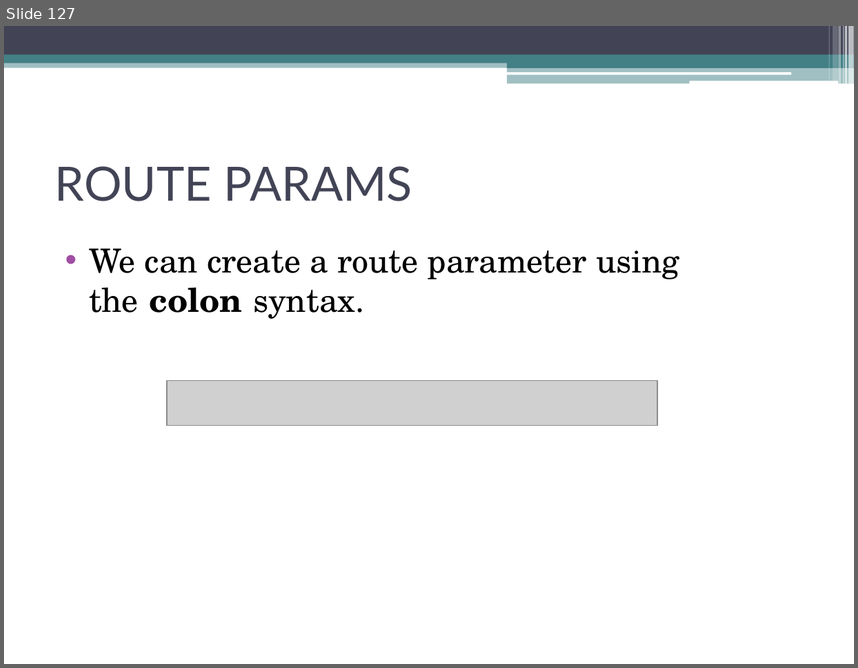
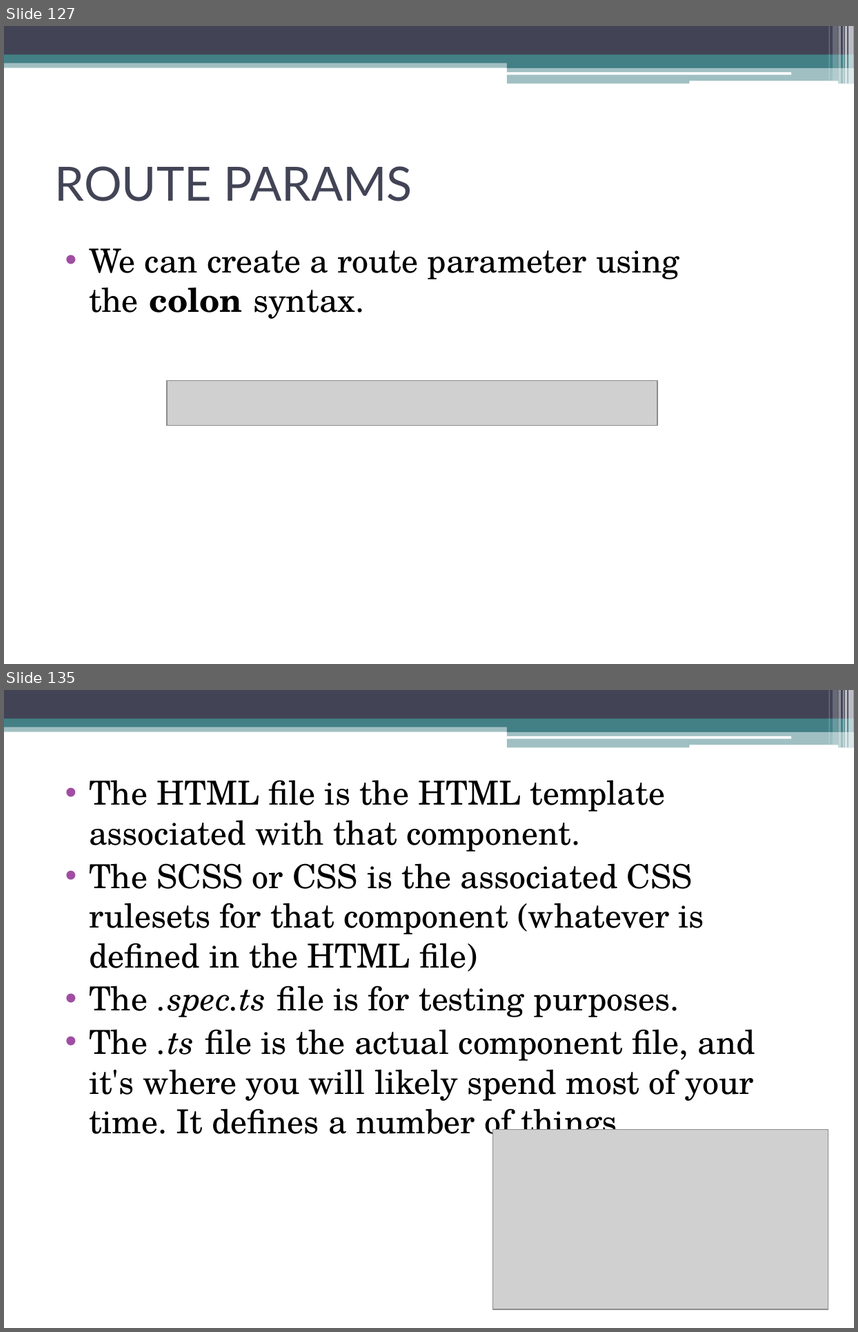
Before and after one commit to akjkhatri/mean_stack, a slide deck: MEAN Stack Workshop.pptx. Shown one above the other, each under a label of ours: slide 127 before the commit, slides 127 and 135 after it; the slides between them are not shown. The pictures are 858x668 and 858x1332 pixels, drawn with LibreOffice and Linux fonts; fonts in the diff are those of the drawing; grey boxes stand for pictures. Boxes give left, top, right and bottom in pixels: in the first picture for what was removed or moved away, otherwise in the second. Text is boxed around its words. In the diff, an @@ line names an element or a change of style, - is before the commit and + after.

Commit message:
ppt

```diff
--- a/MEAN Stack Workshop.pptx
+++ b/MEAN Stack Workshop.pptx
@@ slide 135 added at [4,690,854,1328], background #FFFFFF; not listed: 13 template elements that a slide beside it also shows @@
@@ text added at [89,780,755,1143], 28 pt, text #000000 @@
+• The HTML file is the HTML template associated with that component.
+• The SCSS or CSS is the associated CSS rulesets for that component (whatever is defined in the HTML file)
+• The .spec.ts file is for testing purposes.
+• The .ts file is the actual component file, and it's where you will likely spend most of your time. It defines a number of things.
@@ picture added at [493,1130,829,1309] @@
```
Also in this commit, not shown: 1 slide changed, 27 other slides added.
